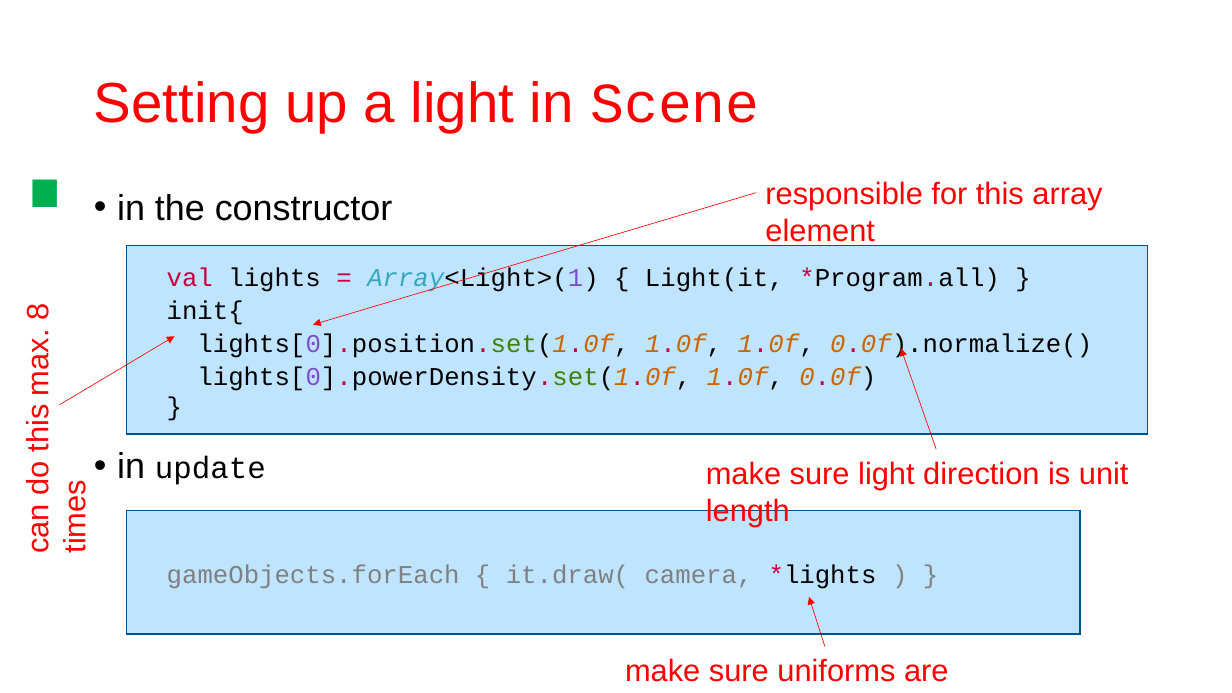
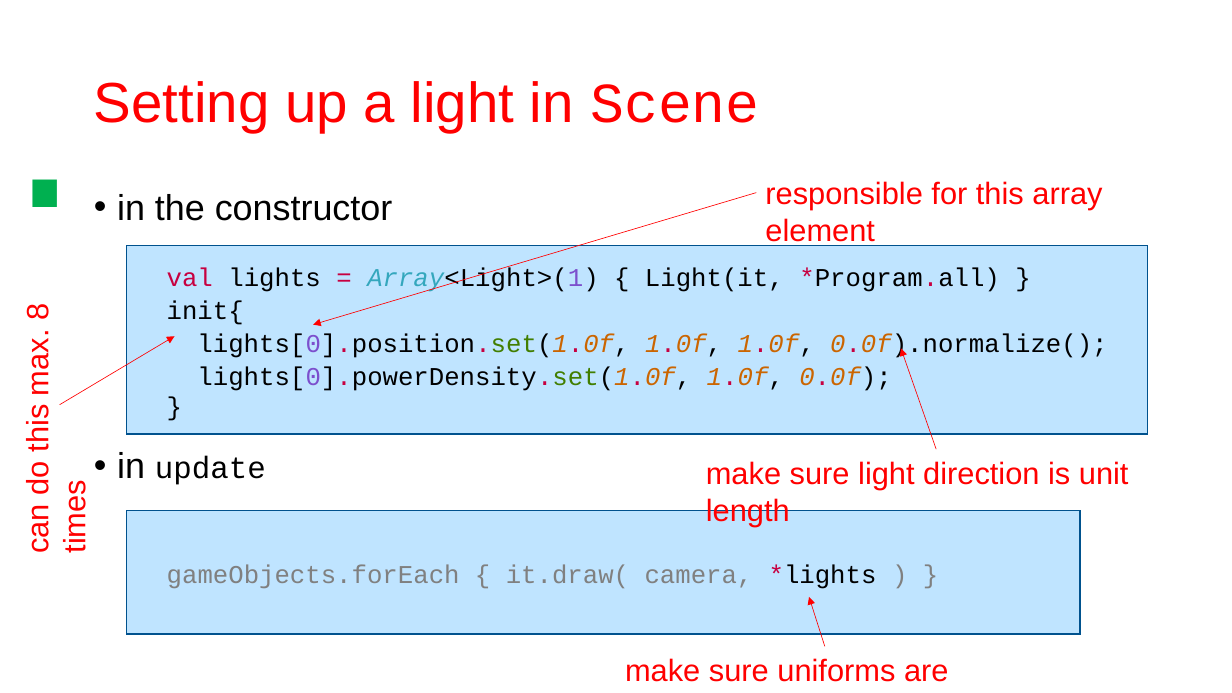
Before and after one commit to szecsi/kogfactory, a slide deck: slide 29 of projects/kog.050.020-shading/aitcg410 - Shading.pptx. Drawn at 1232x693 pixels with LibreOffice and Linux fonts; fonts in the diff are those of the drawing. Boxes give left, top, right and bottom in pixels: in the first picture for what was removed or moved away, otherwise in the second. Text is boxed around its words. In the diff, an @@ line names an element or a change of style, - is before the commit and + after.

```diff
--- a/projects/kog.050.020-shading/aitcg410 - Shading.pptx
+++ b/projects/kog.050.020-shading/aitcg410 - Shading.pptx
@@ text in rectangle at (x1=197, y1=333, x2=1108, y2=391): text changed @@
-lights[0].position.set(1.0f, 1.0f, 1.0f, 0.0f).normalize()
-lights[0].powerDensity.set(1.0f, 1.0f, 0.0f)
+lights[0].position.set(1.0f, 1.0f, 1.0f, 0.0f).normalize();
+lights[0].powerDensity.set(1.0f, 1.0f, 0.0f);
```
Also in this commit, not shown: 5 other files.
